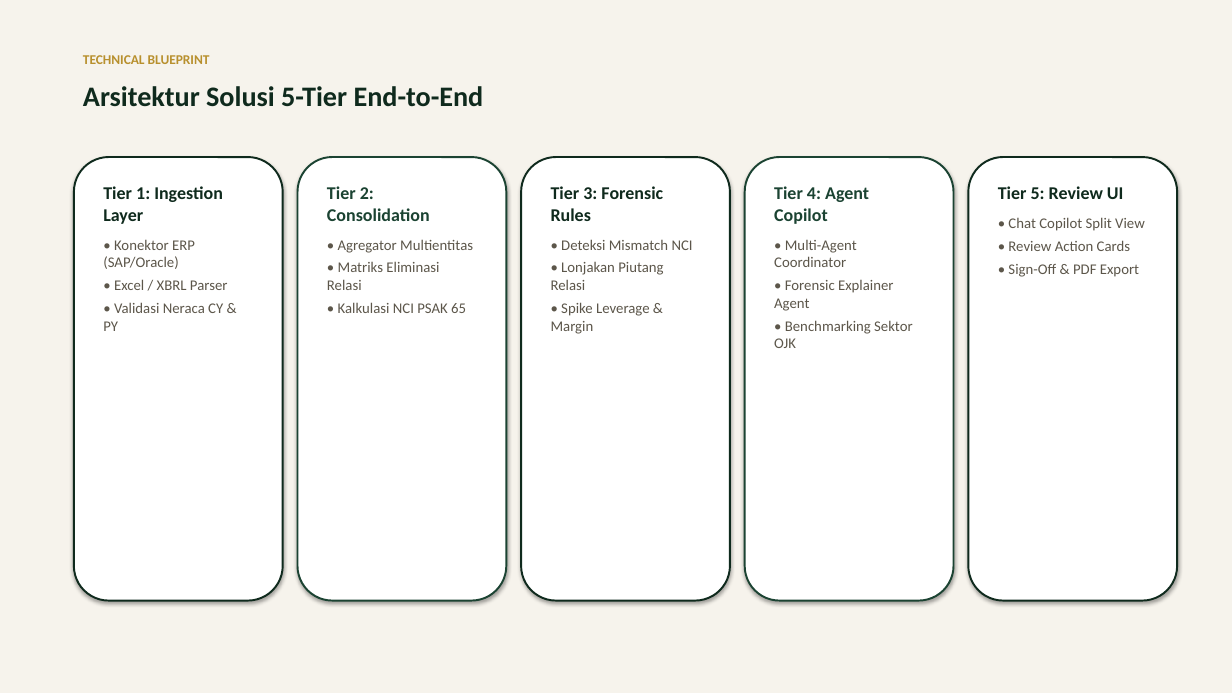
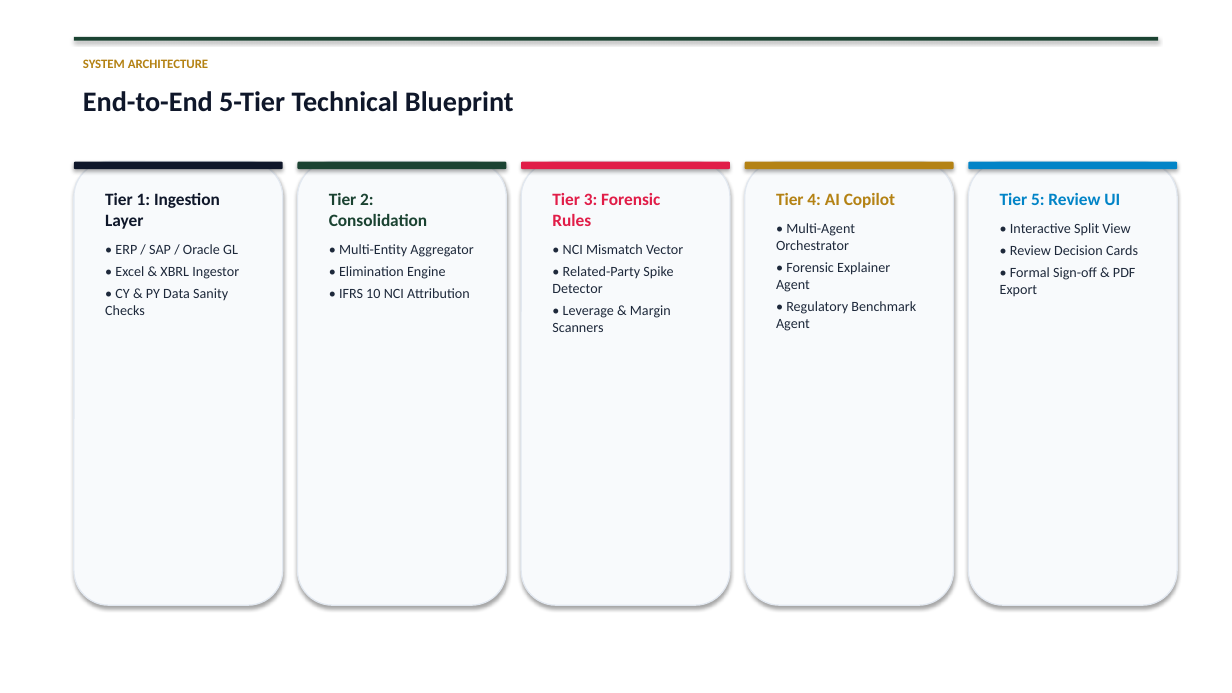
Before and after one commit to farahqoonitaa/poc-for-ai-agent, a slide deck: slide 4 of Konsolidasi_Analyzer_Solution_Architecture.pptx. Drawn at 1232x693 pixels with LibreOffice and Linux fonts; fonts in the diff are those of the drawing. Boxes give left, top, right and bottom in pixels: in the first picture for what was removed or moved away, otherwise in the second. Text is boxed around its words. In the diff, an @@ line names an element or a change of style, - is before the commit and + after.

Commit message:
style: Update presentation to English and executive white theme

```diff
--- a/Konsolidasi_Analyzer_Solution_Architecture.pptx
+++ b/Konsolidasi_Analyzer_Solution_Architecture.pptx
@@ rectangle at [0, 0, 1232, 693]: fill #F6F3EC to #FFFFFF @@
@@ rectangle added at [74, 37, 1158, 41], fill #1B4332 @@
@@ text removed at [83, 55, 210, 64] @@
-TECHNICAL BLUEPRINT
@@ text added at [83, 59, 208, 68], 10 pt, text #B48214, bold @@
+SYSTEM ARCHITECTURE
@@ text at [83, 91, 514, 116]: text changed; text colour #0F2A1D to #0F172A @@
-Arsitektur Solusi 5-Tier End-to-End
+End-to-End 5-Tier Technical Blueprint
@@ rounded rectangle: place and size @@
-rounded rectangle at [298, 157, 506, 601]
+rounded rectangle at [74, 162, 283, 169]
@@ rounded rectangle at [74, 162, 283, 169]: fill #FFFFFF to #0F172A; outline #1B4332 1.5 pt to none @@
@@ rounded rectangle: place and size @@
-rounded rectangle at [521, 157, 730, 601]
+rounded rectangle at [298, 162, 506, 605]
@@ rounded rectangle added at [298, 162, 506, 169], fill #1B4332 @@
@@ rounded rectangle added at [521, 162, 730, 605], fill #F8FAFC, outline #E2E8F0 1 pt @@
@@ rounded rectangle added at [521, 162, 730, 169], fill #E11D48 @@
@@ rounded rectangle at [745, 162, 954, 605]: fill #FFFFFF to #F8FAFC; outline #1B4332 1.5 pt to #E2E8F0 1 pt @@
@@ rounded rectangle added at [745, 162, 954, 169], fill #B48214 @@
@@ fill #FFFFFF to #F8FAFC; outline #0F2A1D 1.5 pt to #E2E8F0 1 pt in 3 elements at [298, 162, 506, 605], [74, 162, 283, 605], [969, 162, 1177, 605] @@
@@ 3 rounded rectangles: place and size @@
-3 rounded rectangles at [74, 157, 1177, 601]
+3 rounded rectangles at [74, 162, 1177, 605]
@@ rounded rectangle added at [969, 162, 1177, 169], fill #0284C7 @@
@@ text "Tier 1: Ingestion Layer": place and size @@
-text "Tier 1: Ingestion Layer" at [103, 186, 228, 331]
+text "Tier 1: Ingestion Layer" at [105, 193, 239, 315]
@@ text at [105, 193, 220, 229]: size 14 to 13.5 pt, text colour #0F2A1D to #0F172A in "Tier 1: Ingestion Layer" @@
@@ text "Tier 2: Consolidation": place and size @@
-text "Tier 2: Consolidation" at [327, 186, 473, 313]
+text "Tier 2: Consolidation" at [329, 193, 473, 298]
@@ text at [329, 193, 427, 226]: size 14 to 13.5 pt in "Tier 2: Consolidation" @@
@@ text "Tier 3: Forensic Rules": place and size @@
-text "Tier 3: Forensic Rules" at [551, 186, 693, 334]
+text "Tier 3: Forensic Rules" at [552, 193, 683, 332]
@@ text at [552, 193, 660, 226]: size 14 to 13.5 pt, text colour #0F2A1D to #E11D48 in "Tier 3: Forensic Rules" @@
@@ text "Tier 4: AI Copilot": place and size @@
-text "Tier 4: AI Copilot" at [774, 186, 913, 348]
+text "Tier 4: AI Copilot" at [776, 193, 916, 331]
@@ text at [776, 193, 895, 250]: text changed; size 11.5 to 11 pt; text colour #5C564A to #1E293B @@
-Tier 4: Agent Copilot
-• Multi-Agent Coordinator
+Tier 4: AI Copilot
+• Multi-Agent Orchestrator
@@ text "Tier 5: Review UI": place and size @@
-text "Tier 5: Review UI" at [998, 186, 1145, 277]
+text "Tier 5: Review UI" at [1000, 193, 1135, 296]
@@ text at [1000, 193, 1120, 205]: size 14 to 13.5 pt, text colour #0F2A1D to #0284C7 in "Tier 5: Review UI" @@
@@ text at [1000, 223, 1135, 296]: text changed; size 11.5 to 11 pt; text colour #5C564A to #1E293B @@
-• Chat Copilot Split View
-• Review Action Cards
-• Sign-Off & PDF Export
+• Interactive Split View
+• Review Decision Cards
+• Formal Sign-off & PDF Export
@@ text at [105, 244, 239, 315]: text changed; size 11.5 to 11 pt; text colour #5C564A to #1E293B @@
-• Konektor ERP (SAP/Oracle)
-• Excel / XBRL Parser
-• Validasi Neraca CY & PY
+• ERP / SAP / Oracle GL
+• Excel & XBRL Ingestor
+• CY & PY Data Sanity Checks
@@ text at [339, 244, 473, 298]: text changed; size 11.5 to 11 pt; text colour #5C564A to #1E293B @@
-• Agregator Multientitas
-• Matriks Eliminasi Relasi
-• Kalkulasi NCI PSAK 65
+• Multi-Entity Aggregator
+• Elimination Engine
+• IFRS 10 NCI Attribution
@@ text at [552, 244, 683, 332]: text changed; size 11.5 to 11 pt; text colour #5C564A to #1E293B @@
-• Deteksi Mismatch NCI
-• Lonjakan Piutang Relasi
-• Spike Leverage & Margin
+• NCI Mismatch Vector
+• Related-Party Spike Detector
+• Leverage & Margin Scanners
@@ text at [776, 262, 890, 292]: size 11.5 to 11 pt, text colour #5C564A to #1E293B in "• Forensic Explainer Agent" @@
@@ text at [776, 301, 916, 331]: text changed; size 11.5 to 11 pt; text colour #5C564A to #1E293B @@
-• Benchmarking Sektor OJK
+• Regulatory Benchmark Agent
```
Also in this commit, not shown: 1 other slide changed, 8 slides added, 8 slides removed, 3 other files.
